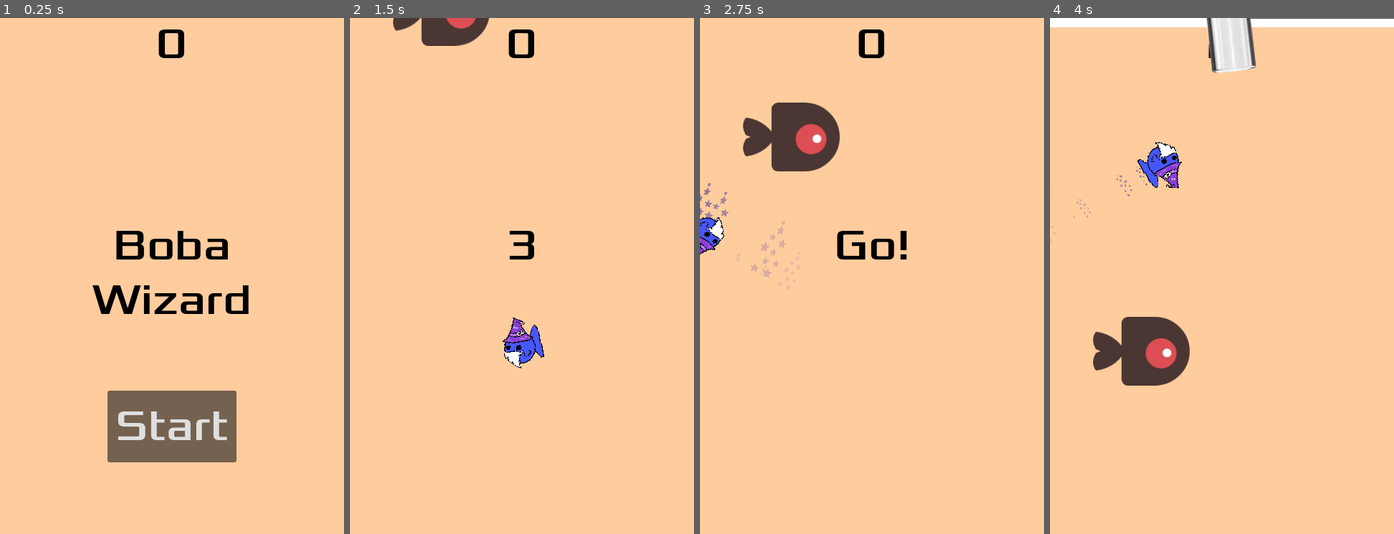
Above: before the commit, frames 1-4 (left to right).
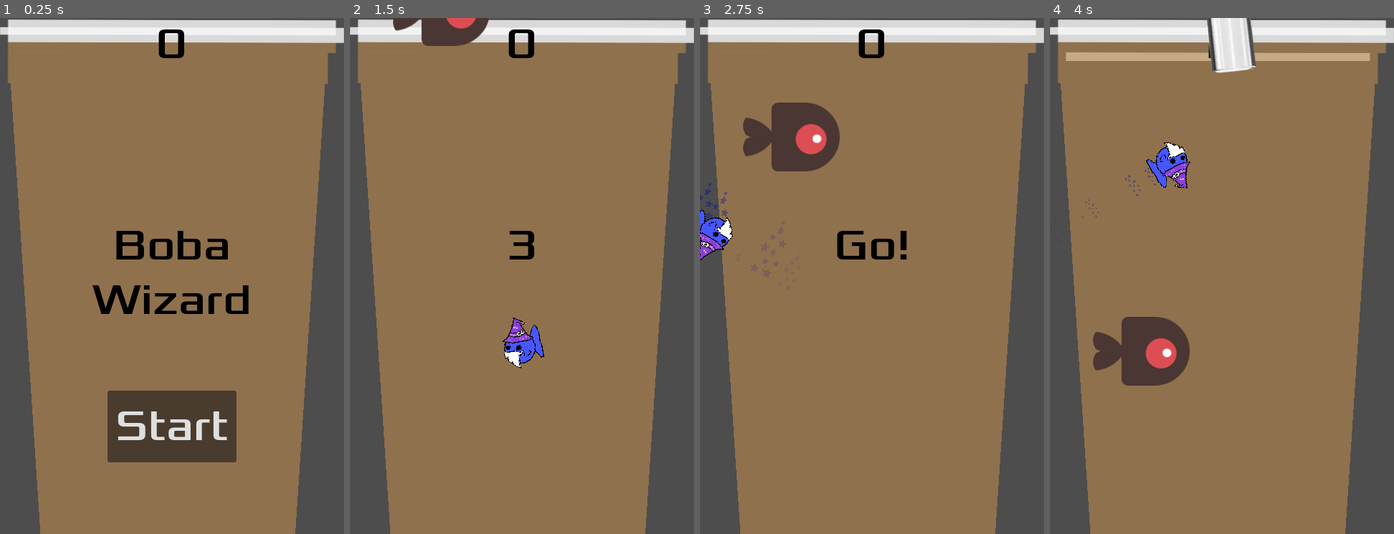
Above: after the commit, the same moments.

Repository: PaulThomasRowe/boba-tea-wizardry
Game: Godot game, scene res://main.tscn
Two runs of this game, one before a commit and one after it. Both use one fixed random seed, a clock stepped at 60 frames per second and the inputs below. Sound files missing from this copy of the repository are replaced by a short silence.
Inputs:
- Up to frame 1 (0.25 s): no input
- Up to frame 2 (1.5 s): click "Start" at 0.5 s; hold D (move_right) from 1.28 s (still down); tap F (test_immunity) at 1.35 s
- Up to frame 3 (2.75 s): release D (move_right) at 2.03 s; hold S (move_down) from 2.03 s (still down); tap G (test_speed) at 2.1 s
- Up to frame 4 (4 s): release S (move_down) at 2.78 s; hold D (move_right) 2.78-3.53 s; tap F (test_immunity) at 2.85 s; hold W (move_up) from 3.53 s (still down); tap G (test_speed) at 3.6 s

The runs differ from the first frame. In frame 1, 97% of the frame differs, in the area x 0-100%, y 0-100%; in frame 2, 98%; in frame 3, 96%; in frame 4, 96%.

Commit message:
feat: add milk tea cup asset

Diff:
--- /dev/null
+++ b/cup.gdshader
@@ -0,0 +1,7 @@
+shader_type canvas_item;
+
+uniform sampler2D texture_image : source_color;
+
+void fragment() {
+    COLOR = texture(texture_image, UV);
+}
--- a/hud.gd
+++ b/hud.gd
@@ -20,7 +20,10 @@
 	if tween:
 		tween.kill()  # Stop any ongoing tween
 	tween = create_tween()
-	tween.tween_property($MilkTeaLevel, "anchor_top", 1 - percentage, 0.5)  # 0.5 seconds duration
+	tween.tween_method(set_milk_tea_level, $MilkTeaLevel.material.get_shader_parameter("fill_amount"), percentage, 0.5)
+
+func set_milk_tea_level(value: float):
+	$MilkTeaLevel.material.set_shader_parameter("fill_amount", value)
 
 func hide_message():
 	$MessageLabel.hide()
--- a/hud.tscn
+++ b/hud.tscn
@@ -1,7 +1,20 @@
-[gd_scene load_steps=5 format=3 uid="uid://ccqoreueuxdb7"]
+[gd_scene load_steps=10 format=3 uid="uid://bh8gl2v6ul1lv"]
 
 [ext_resource type="Script" path="res://hud.gd" id="1"]
 [ext_resource type="FontFile" uid="uid://cit6gwe5px1q8" path="res://fonts/Xolonium-Regular.ttf" id="2_2jm3i"]
+[ext_resource type="Shader" path="res://cup.gdshader" id="2_g4e3l"]
+[ext_resource type="Texture2D" uid="uid://b1sv11v4l3k0n" path="res://art/boba_tea_cup_tall.png" id="3_hw2ho"]
+[ext_resource type="Shader" path="res://milktealevel.gdshader" id="4_2r7wb"]
+
+[sub_resource type="ShaderMaterial" id="ShaderMaterial_8n0ou"]
+shader = ExtResource("2_g4e3l")
+shader_parameter/texture_image = ExtResource("3_hw2ho")
+
+[sub_resource type="ShaderMaterial" id="ShaderMaterial_lmwd0"]
+shader = ExtResource("4_2r7wb")
+shader_parameter/fill_amount = 1.0
+shader_parameter/top_width = 1.0
+shader_parameter/bottom_width = 0.8
 
 [sub_resource type="InputEventAction" id="InputEventAction_fopy7"]
 action = &"start_game"
@@ -15,6 +28,7 @@
 
 [node name="WhiteBackground" type="ColorRect" parent="."]
 z_index = -1
+material = SubResource("ShaderMaterial_8n0ou")
 anchors_preset = 15
 anchor_right = 1.0
 anchor_bottom = 1.0
@@ -23,12 +37,16 @@
 rotation = 0.00225727
 
 [node name="MilkTeaLevel" type="ColorRect" parent="."]
-anchors_preset = 15
-anchor_right = 1.0
+material = SubResource("ShaderMaterial_lmwd0")
+anchors_preset = -1
+anchor_left = 0.025
+anchor_top = 0.067
+anchor_right = 0.978
 anchor_bottom = 1.0
+offset_right = -13.0
 grow_horizontal = 2
 grow_vertical = 2
-color = Color(1, 0.800027, 0.61956, 1)
+color = Color(0.560784, 0.443137, 0.301961, 1)
 
 [node name="ScoreLabel" type="Label" parent="."]
 anchors_preset = 10
--- /dev/null
+++ b/milktealevel.gdshader
@@ -0,0 +1,25 @@
+shader_type canvas_item;
+
+uniform float fill_amount : hint_range(0.0, 1.0) = 1.0;
+uniform float top_width : hint_range(0.0, 1.0) = 1.0;
+uniform float bottom_width : hint_range(0.0, 1.0) = 0.67;
+
+void fragment() {
+    vec2 uv = vec2(UV.x, 1.0 - UV.y);
+    float aspect = TEXTURE_PIXEL_SIZE.y / TEXTURE_PIXEL_SIZE.x;
+    float width = mix(bottom_width, top_width, uv.y);
+    float x_offset = (1.0 - width) / 2.0;
+
+    // Create the trapezoid shape
+    float alpha = 1.0;
+    if (uv.x < x_offset || uv.x > x_offset + width) {
+        alpha = 0.0;
+    }
+
+    // Apply the fill amount
+    if (uv.y > fill_amount) {
+        alpha = 0.0;
+    }
+
+    COLOR.a *= alpha;
+}
Binary file added: art/boba_tea_cup_tall.png
Not shown, added: art/boba_tea_cup_tall.png.import
Not shown: 1 places in player.tscn that only renumber resources
